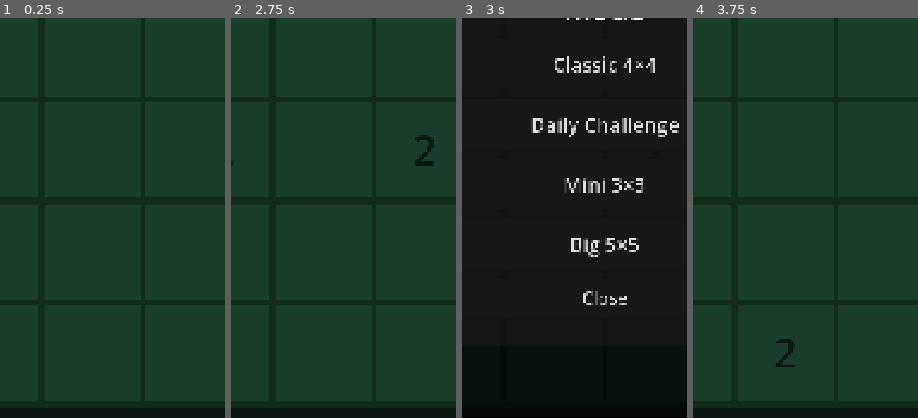
Above: before the commit, frames 1-4 (left to right).
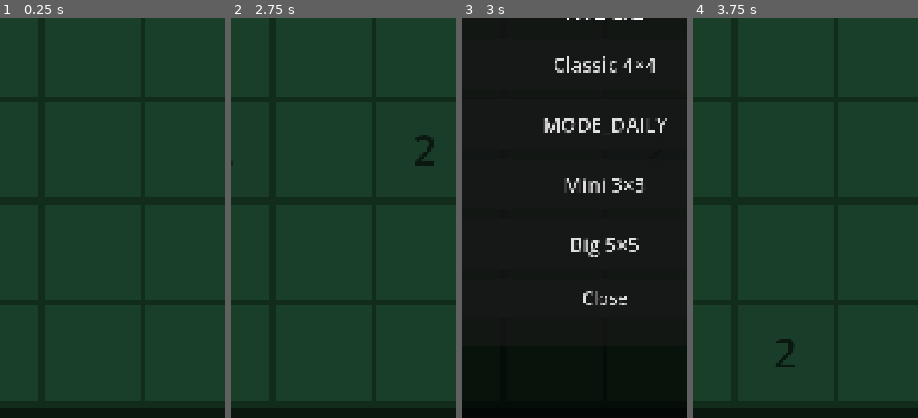
Above: after the commit, the same moments.

Repository: 0xRnato/2048
Game: Godot game, scene res://scenes/main.tscn
Same seed, same stepped clock (60 frames per second), same inputs: the game is played once before the commit and once after it.
Inputs:
- Up to frame 1 (0.25 s): no input
- Up to frame 2 (2.75 s): click "NEW GAME" at 0.5 s; click "NEW GAME" at 1.25 s; click "UNDO" at 2 s
- Up to frame 3 (3 s): click "Mode" at 2.75 s
- Up to frame 4 (3.75 s): click "Classic 4×4" at 3.5 s
The pictures show only the part of the screen within x 18-68%, y 32-82%; the shares and areas given below are measured in that part.

Frames 1-2 are identical in both runs. In frame 3, 1.5% of the frame differs, in the area x 30-97%, y 25-30%; in frame 4, nothing differs.

Commit message:
fix(ui): theme switch calls theme service apply and i18n achievement keys

Diff:
--- a/scripts/ui/settings_panel.gd
+++ b/scripts/ui/settings_panel.gd
@@ -65,7 +65,7 @@
 func _on_theme_selected(idx: int) -> void:
 	var key: String = str(_theme_options.get_item_metadata(idx))
 	SaveManager.set_pref("theme", key)
-	EventBus.theme_changed.emit(key)
+	ThemeService.apply(key)
 
 func _on_language_selected(idx: int) -> void:
 	var key: String = str(_language_options.get_item_metadata(idx))
Not shown, changed: translations/en.po
Not shown, changed: translations/pt_BR.po
